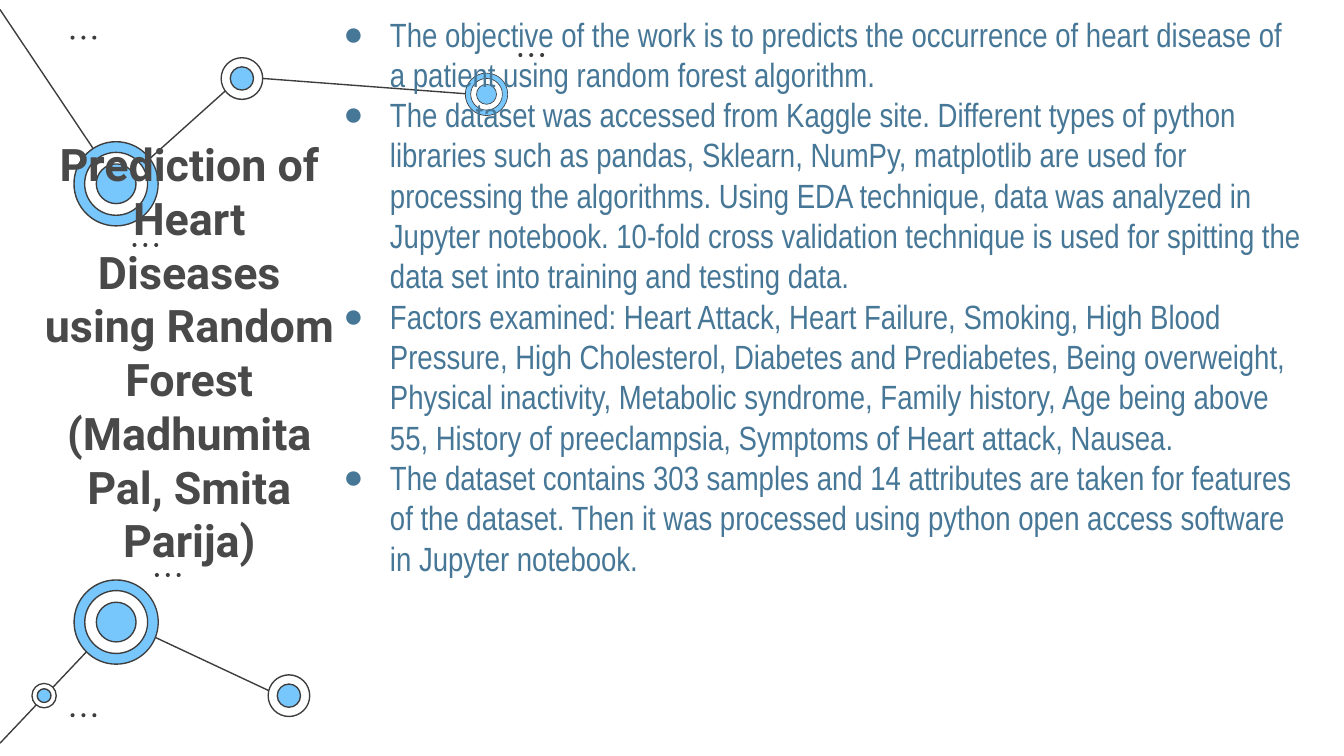
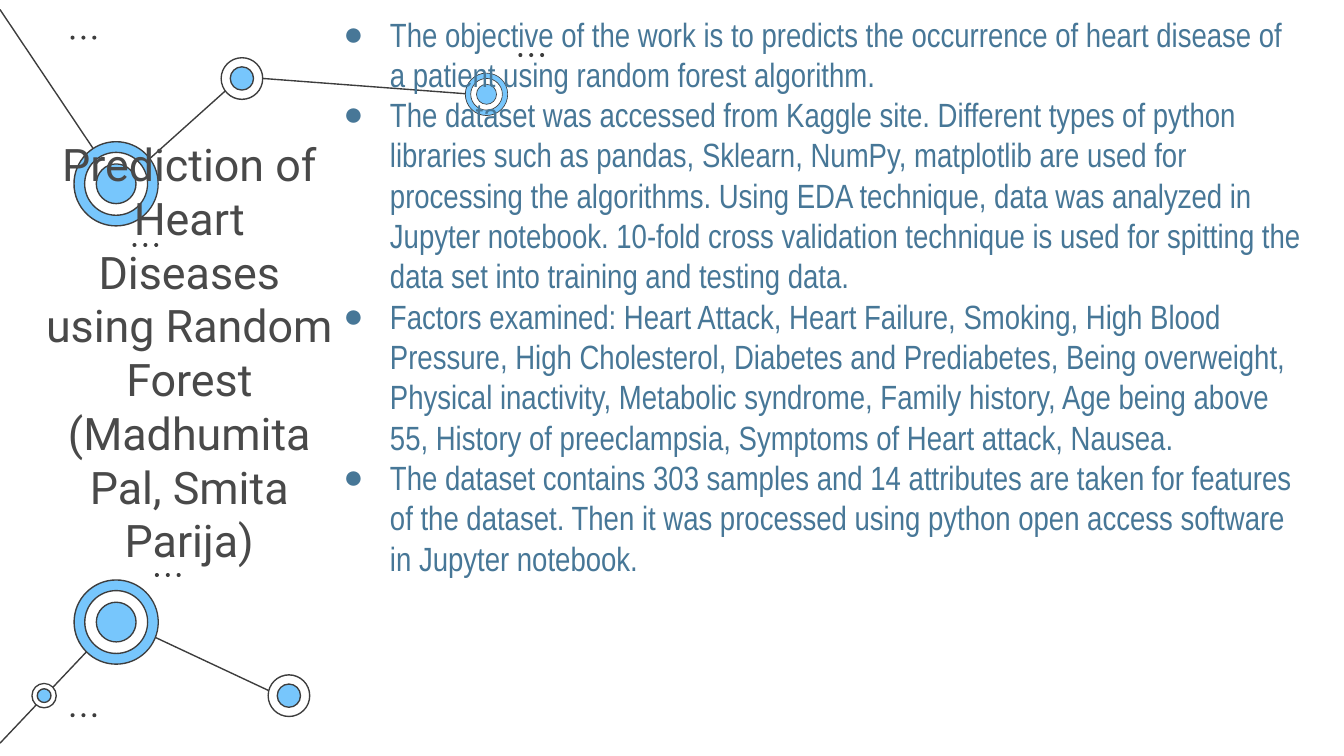
Before and after one commit to NAyeshaKhan/Heart-Disease-Prediction, a slide deck: slide 5 of Heart Disease Prediction System.pptx. Drawn at 1344x756 pixels with LibreOffice and Linux fonts; fonts in the diff are those of the drawing. Boxes give left, top, right and bottom in pixels: in the first picture for what was removed or moved away, otherwise in the second. Text is boxed around its words. In the diff, an @@ line names an element or a change of style, - is before the commit and + after.

```diff
--- a/Heart Disease Prediction System.pptx
+++ b/Heart Disease Prediction System.pptx
@@ title "Prediction of Heart Diseases using ..." at box(46, 140, 333, 567): bold off @@
```
Also in this commit, not shown: 3 other slides changed, 1 slide added.
